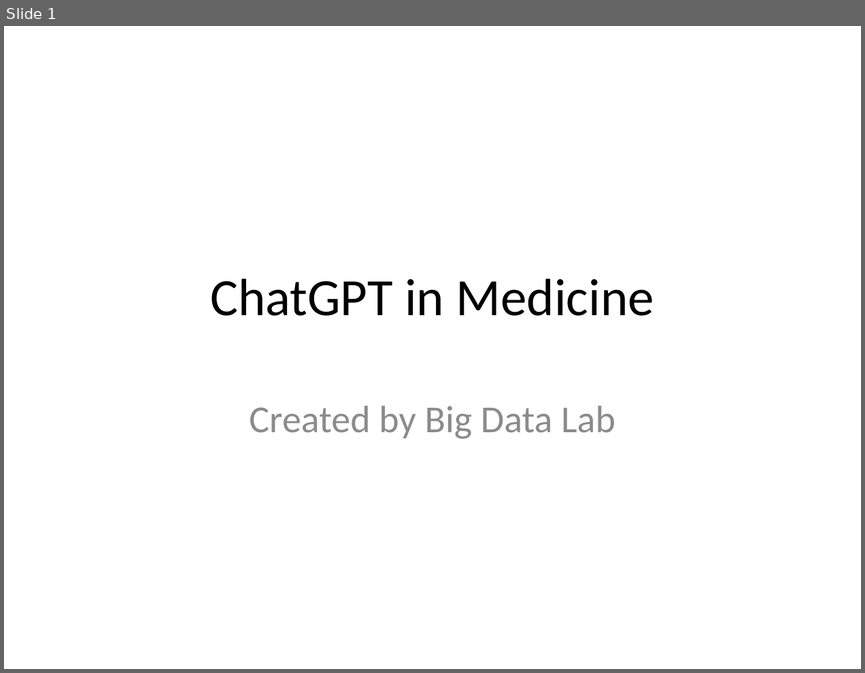
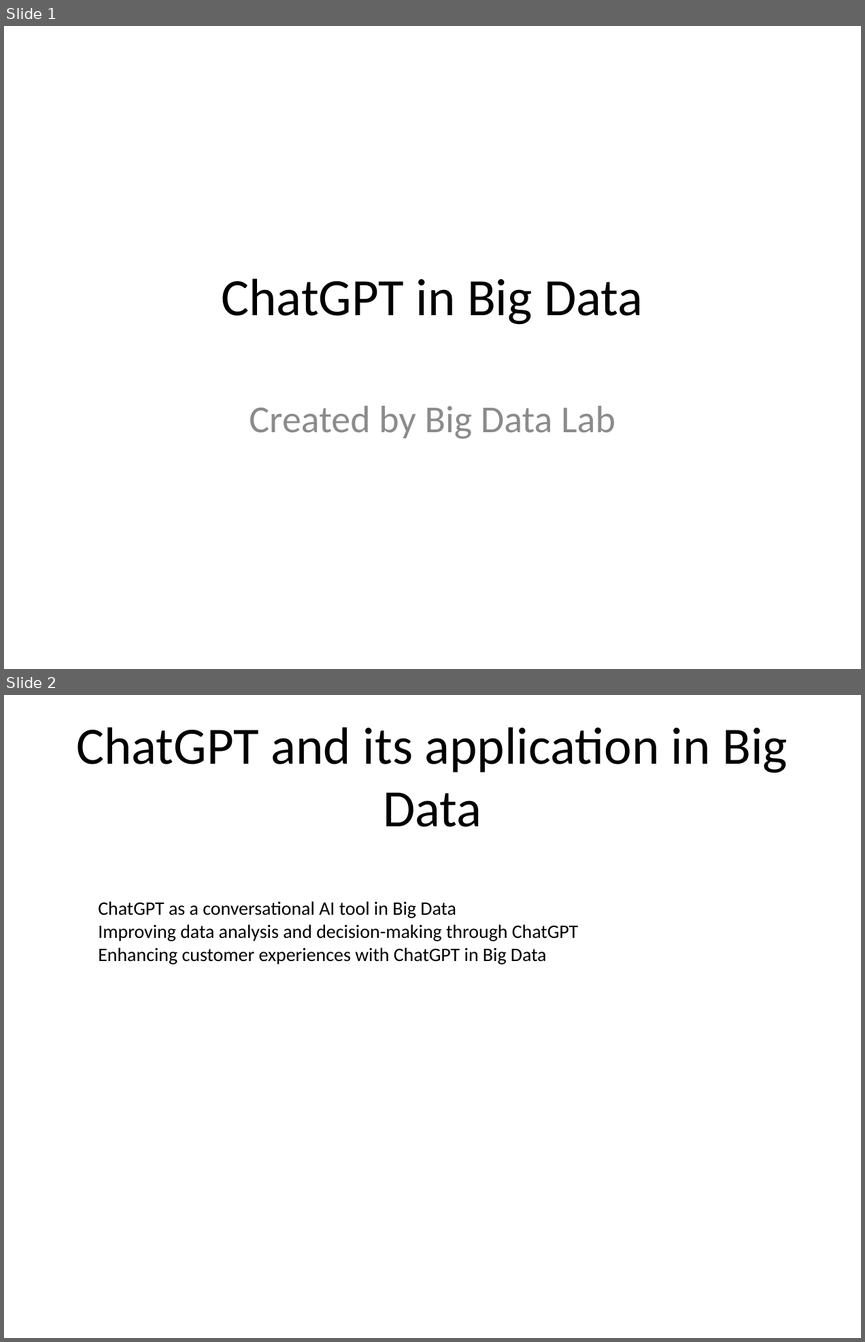
Before and after one commit to bithabib/create_ppt_using_chatgpt, a slide deck: First_presentation.pptx. Shown one above the other, each under a label of ours: slide 1 before the commit, slides 1 and 2 after it. The pictures are 865x673 and 865x1342 pixels, drawn with LibreOffice and Linux fonts; fonts in the diff are those of the drawing. Boxes give left, top, right and bottom in pixels: in the first picture for what was removed or moved away, otherwise in the second. Text is boxed around its words. In the diff, an @@ line names an element or a change of style, - is before the commit and + after.

```diff
--- a/First_presentation.pptx
+++ b/First_presentation.pptx
@@ slide 2 added at (4, 695, 861, 1338), background #FFFFFF @@
@@ title added at (76, 727, 787, 827), 44 pt, text #000000 @@
+ChatGPT and its application in Big Data
@@ text added at (98, 901, 578, 964), 16 pt, text #000000 @@
+ChatGPT as a conversational AI tool in Big Data
+Improving data analysis and decision-making through ChatGPT
+Enhancing customer experiences with ChatGPT in Big Data
@@ slide 1 changed as well @@
@@ title at (221, 278, 643, 325): text changed @@
-ChatGPT in Medicine
+ChatGPT in Big Data
```
Also in this commit, not shown: 3 other slides added, 8 other files.
